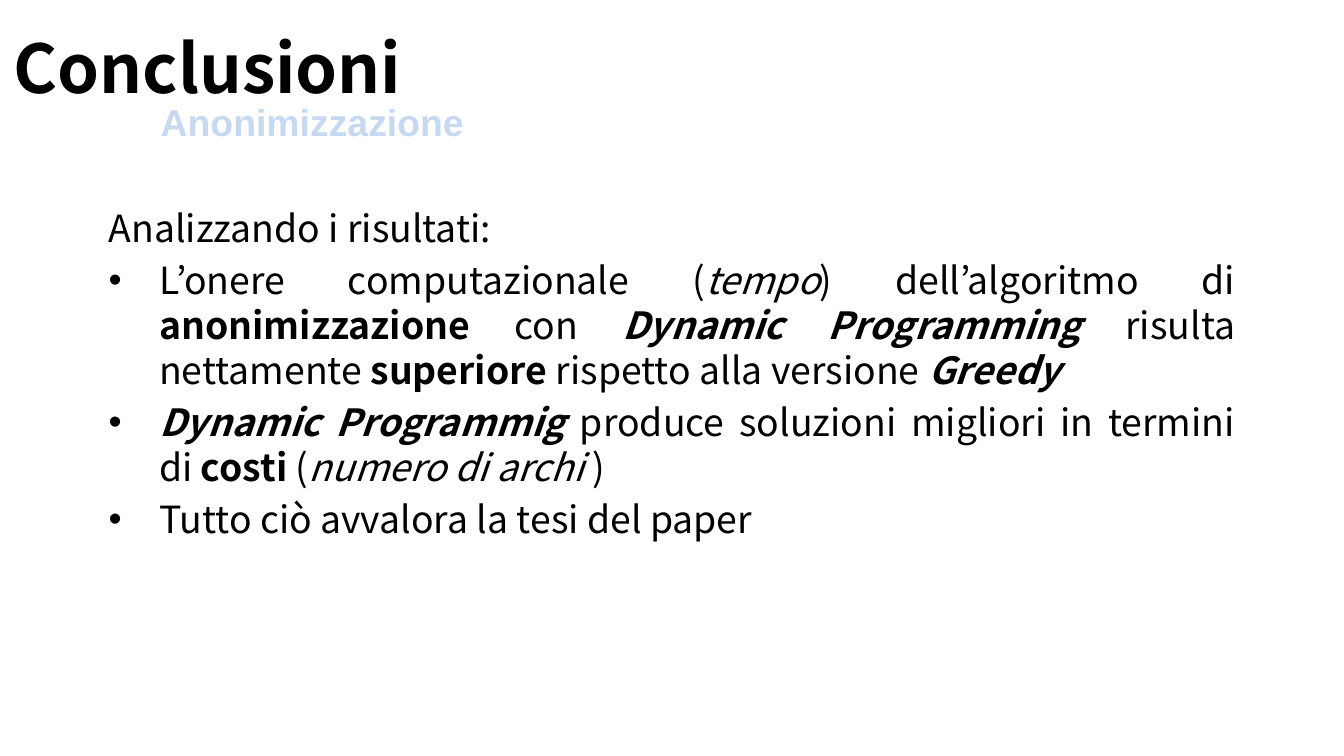
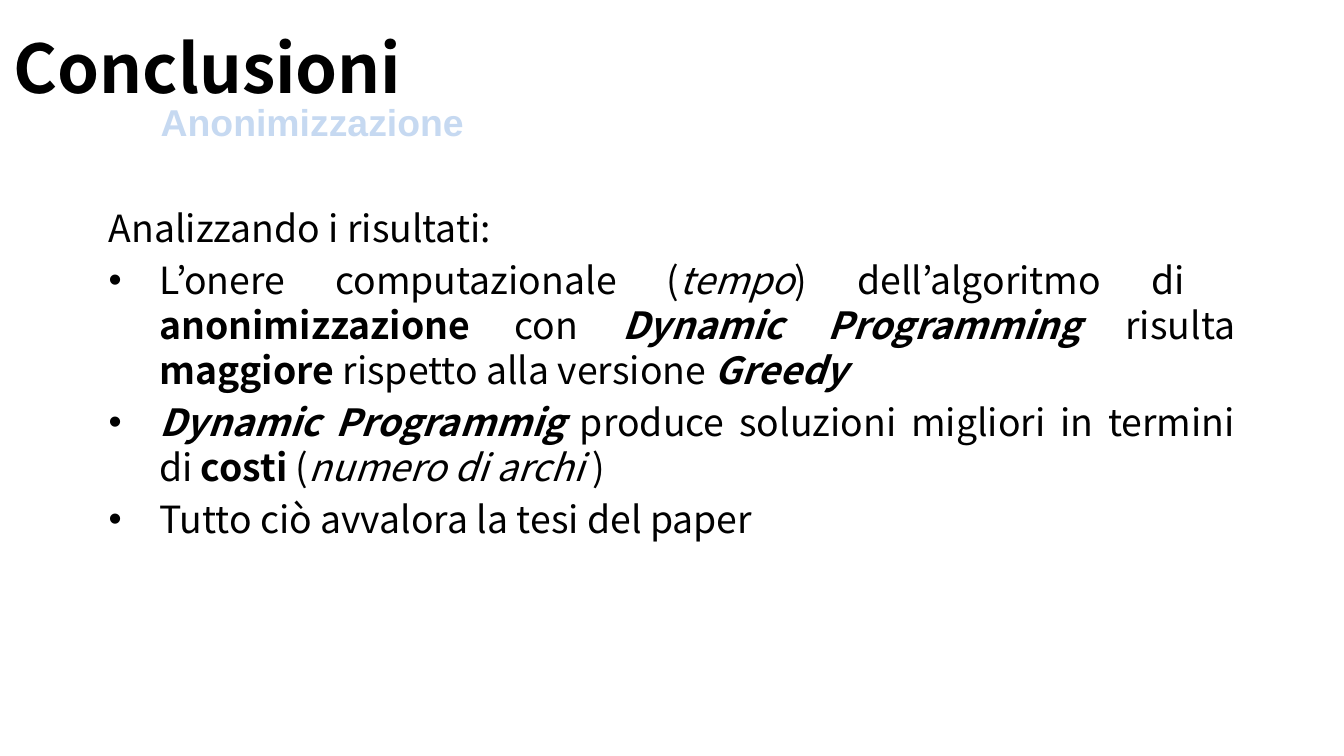
Before and after one commit to Navypowder/DP-P-project, a slide deck: slide 22 of Presentation/Towards_Identity_Anonymization_on_graph(K-degree anonymization).pptx. Drawn at 1344x756 pixels with LibreOffice and Linux fonts; fonts in the diff are those of the drawing; background and template pictures are left out. Boxes give left, top, right and bottom in pixels: in the first picture for what was removed or moved away, otherwise in the second. Text is boxed around its words. In the diff, an @@ line names an element or a change of style, - is before the commit and + after.

```diff
--- a/Presentation/Towards_Identity_Anonymization_on_graph(K-degree anonymization).pptx
+++ b/Presentation/Towards_Identity_Anonymization_on_graph(K-degree anonymization).pptx
@@ text at (x1=159, y1=264, x2=1235, y2=393): text changed @@
-• L’onere computazionale (tempo) dell’algoritmo di anonimizzazione con Dynamic Programming risulta nettamente superiore rispetto alla versione Greedy
+• L’onere computazionale (tempo) dell’algoritmo di anonimizzazione con Dynamic Programming risulta maggiore rispetto alla versione Greedy
```
Also in this commit, not shown: 6 other slides changed.
